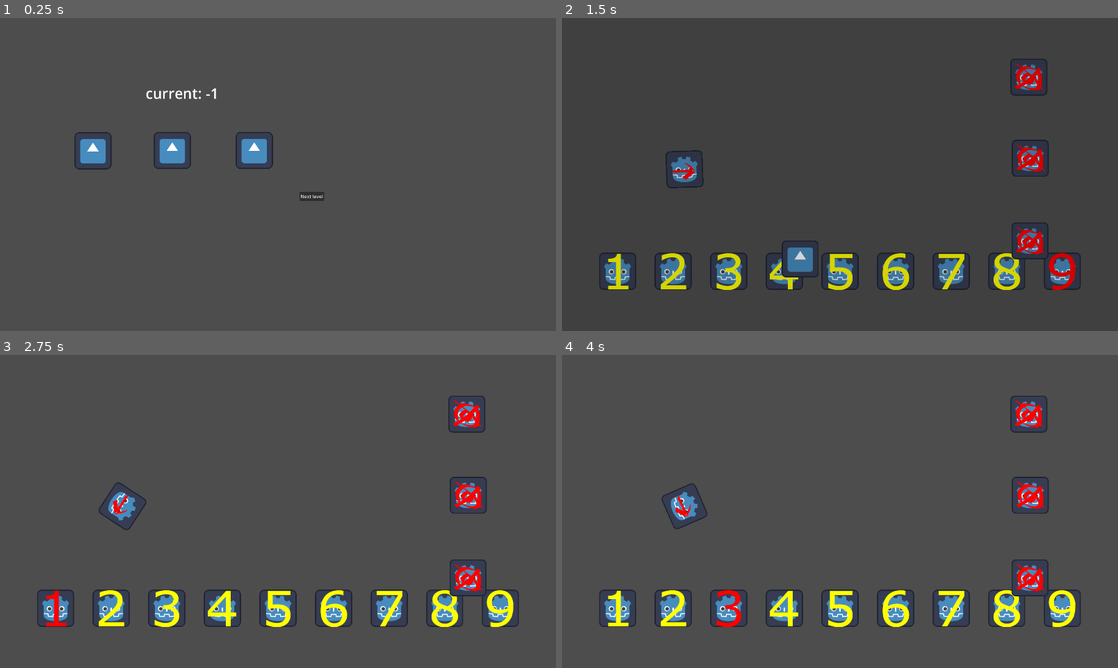
Above: before the commit, frames 1-4 (two rows, left to right).
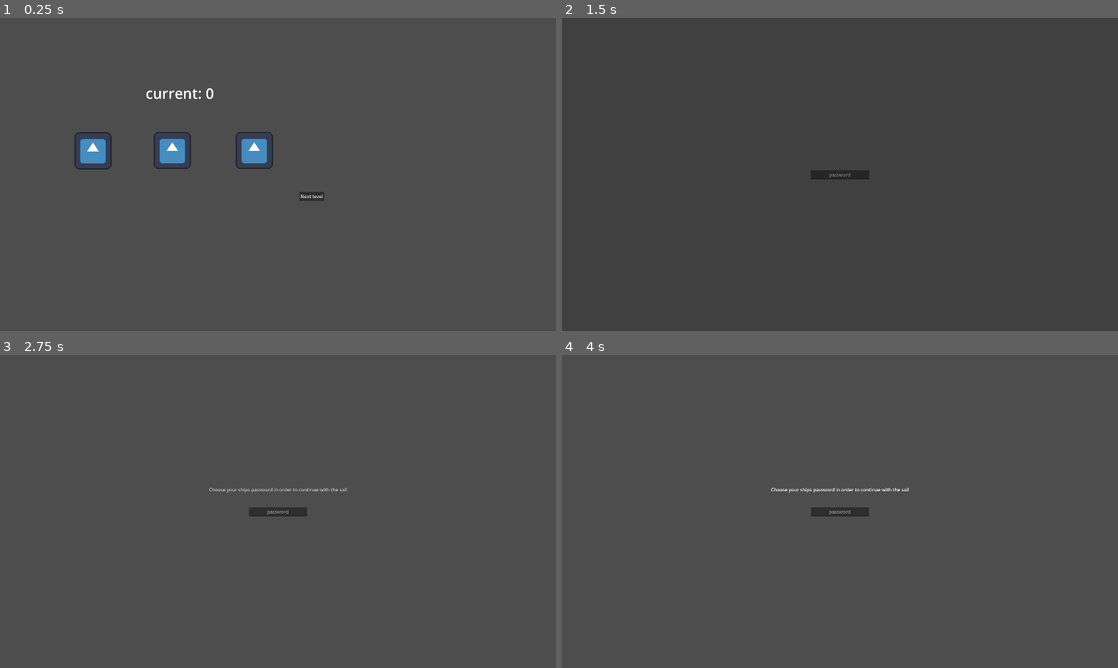
Above: after the commit, the same moments.

Repository: matouseek/game-jam-25
Game: Godot game, scene res://scenes/map.tscn
Two runs of this game, one before a commit and one after it. Both use one fixed random seed, a clock stepped at 60 frames per second and the inputs below. The project has no main scene, so this scene is started directly. The engine's default icon, where the game draws it, is replaced by a stand-in: a white triangle on a blue panel in a dark square. Sound files missing from this copy of the repository are replaced by a short silence.
Inputs (mouse positions are in pixels of both pictures, inside the frame that each line leads up to):
- Up to frame 1 (0.25 s): no input
- Up to frame 2 (1.5 s): click "Next level" at 0.5 s; move the mouse to (962, 158) at 1.27 s; hold W (up) from 1.28 s (still down); tap Space (shoot) at 1.35 s
- Up to frame 3 (2.75 s): release W (up) at 2 s; click (55, 608) at 2.02 s
- Up to frame 4 (4 s): click (673, 608) at 2.77 s; click (728, 608) at 3.52 s

The runs differ from the first frame. In frame 1, less than 0.1% of the frame differs, in the area x 37-39%, y 22-26%; in frame 2, 6.8%; in frame 3, 6.9%; in frame 4, 6.9%, in the area x 6-94%, y 13-87%.

Commit message:
Finish travelling back system

Diff:
--- a/scripts/game_manager.gd
+++ b/scripts/game_manager.gd
@@ -2,6 +2,9 @@
 
 const PATH_TO_SCENES := "res://scenes/minigames/"
 const SCENES := ["password.tscn", "sacrifice.tscn","2shooting_balls.tscn"] ## contains filenames for scenes in sequential order
+
+const ZEROLAND_SCENE = "res://scenes/zeroland.tscn"
+const MATH_FORMULAS_SCENE = "res://scenes/minigames/0math_formulas.tscn"
 
 const MAP_SCENE_PATH := "res://scenes/map.tscn"
 
@@ -14,8 +17,9 @@
 const WINDOW_WIDTH : int = 1920
 const WINDOW_HEIGHT : int = 1080
 
+var current_level : int = 0 # when -1 then we have come back again
+
 # FADE STUFF
-var current_level : int = -1 ## tracks the current game state
 var FADE_TIME : float = 0.5
 @onready var fade : ColorRect = $Fade
 
@@ -27,13 +31,18 @@
 var arrow = load("res://assets/icon.svg")
 var beam = load("res://assets/icon_red.svg")
 
+# TRAVELLING BACK INDICATOR
+var travelling_back : bool = false
+
+const STANDARD_ERROR_MESSAGE = "Posralo se to nekde"
+
 # Called when the node enters the scene tree for the first FADE_TIME.
 func _ready() -> void:
 	#setup_cursor_hover_style() TODO: uncomment to set custom cursor
 	$Fade.size = Vector2(WINDOW_WIDTH+80, WINDOW_HEIGHT)
 	$AudioMenu/UnclickableArea.size = Vector2(WINDOW_WIDTH, WINDOW_HEIGHT)
 	level_completed.connect(switch_to_map)
-	map_completed.connect(load_level)
+	map_completed.connect(switch_to_level)
 	music.volume_db = linear_to_db($AudioMenu/MusicVolume.value)
 	sfx.volume_db = linear_to_db($AudioMenu/SFXVolume.value)
 	play_music('res://assets/music/skibidi.mp3')
@@ -47,11 +56,26 @@
 
 # loads map scene and increases the current level count
 func switch_to_map() -> void:
-	current_level += 1
-	fade_to_scene(MAP_SCENE_PATH)
+	if current_level >= 0:
+		fade_to_scene(MAP_SCENE_PATH)
+	if current_level == -1:
+		fade_to_scene(MATH_FORMULAS_SCENE)
+	else:
+		# TODO: here implement game ending
+		print(STANDARD_ERROR_MESSAGE + " na konci")
 
-func load_level() -> void:
-	fade_to_scene(PATH_TO_SCENES + SCENES[current_level])
+func switch_to_level() -> void:
+	if current_level >= len(SCENES): # we have reached zeroland
+		travelling_back = true
+		fade_to_scene(ZEROLAND_SCENE)
+	elif current_level < 0: # we have come back
+		print(STANDARD_ERROR_MESSAGE)
+	else:
+		fade_to_scene(PATH_TO_SCENES + SCENES[current_level])
+	if not travelling_back:
+		current_level += 1
+	else:
+		current_level -= 1
 
 func fade_to_scene(scene : String) -> void:
 	fade.visible = true
--- a/scripts/main_menu.gd
+++ b/scripts/main_menu.gd
@@ -3,14 +3,9 @@
 
 # Called when the node enters the scene tree for the first time.
 func _ready() -> void:
-	GM.current_level = -1
+	pass
 
-
-
-func _on_play_pressed() -> void: GM.fade_to_scene("res://scenes/minigames/0math_formulas.tscn")
-
-
-
+func _on_play_pressed() -> void: GM.fade_to_scene(GM.MATH_FORMULAS_SCENE)
 
 func _on_audio_pressed() -> void:
 	GM.menu_toggle()
--- a/scripts/map.gd
+++ b/scripts/map.gd
@@ -19,8 +19,7 @@
 	for u in uncasted:
 		icons.append(u as TextureRect)
 
-# switches icon colors based on current level
-func set_icon_colors():
+func set_icon_colors_forwards():
 	for i in range(len(icons)):
 		if i < GM.current_level:
 			icons[i].texture = ImageTexture.create_from_image(icon_green)
@@ -28,3 +27,19 @@
 			icons[i].texture = ImageTexture.create_from_image(icon_yellow)
 		elif i > GM.current_level:
 			icons[i].texture = ImageTexture.create_from_image(icon_red)
+
+func set_icon_colors_backwards():
+	for i in range(len(icons)):
+		if i > GM.current_level:
+			icons[i].texture = ImageTexture.create_from_image(icon_green)
+		elif i == GM.current_level:
+			icons[i].texture = ImageTexture.create_from_image(icon_yellow)
+		elif i < GM.current_level:
+			icons[i].texture = ImageTexture.create_from_image(icon_red)
+
+# switches icon colors based on current level
+func set_icon_colors():
+	if GM.travelling_back:
+		set_icon_colors_backwards()
+	else:
+		set_icon_colors_forwards()
--- a/scripts/password.gd
+++ b/scripts/password.gd
@@ -65,10 +65,9 @@
 
 			end_minigame()
 		_:
-			print("Posralo se to nekde")
+			print(GM.STANDARD_ERROR_MESSAGE + " se stavem " + str(state))
 
 func end_minigame() -> void:
-	print("Ending Minigame")
 	GM.level_completed.emit()
 
 func rewrite_text_for_travelling_back():
--- a/scripts/zeroland.gd
+++ b/scripts/zeroland.gd
@@ -15,3 +15,5 @@
 		await timer.timeout
 		var tween = get_tree().create_tween()
 		tween.tween_property($Camera,"position", p, TRANSITION_TIME)
+		await tween.finished
+	GM.level_completed.emit()
